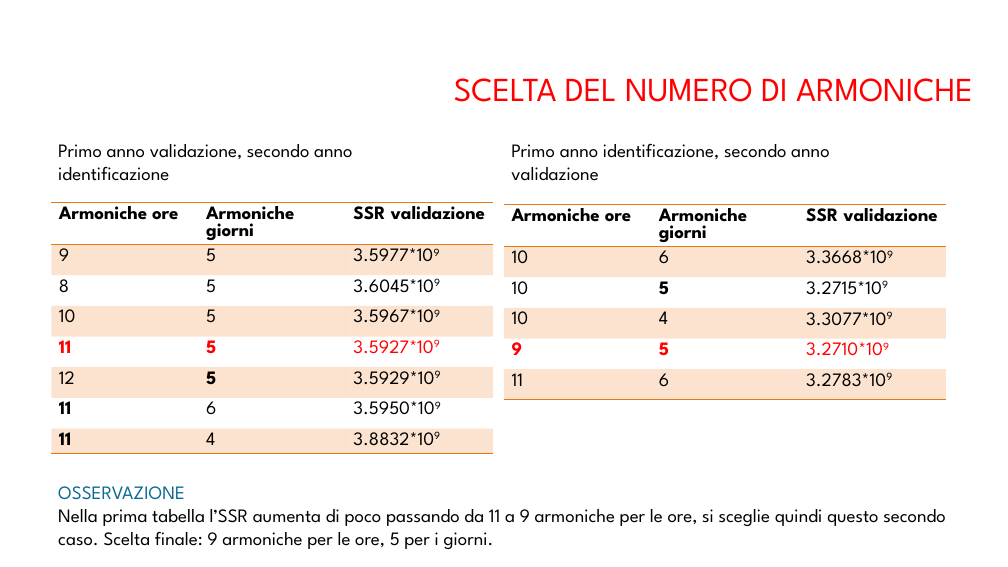
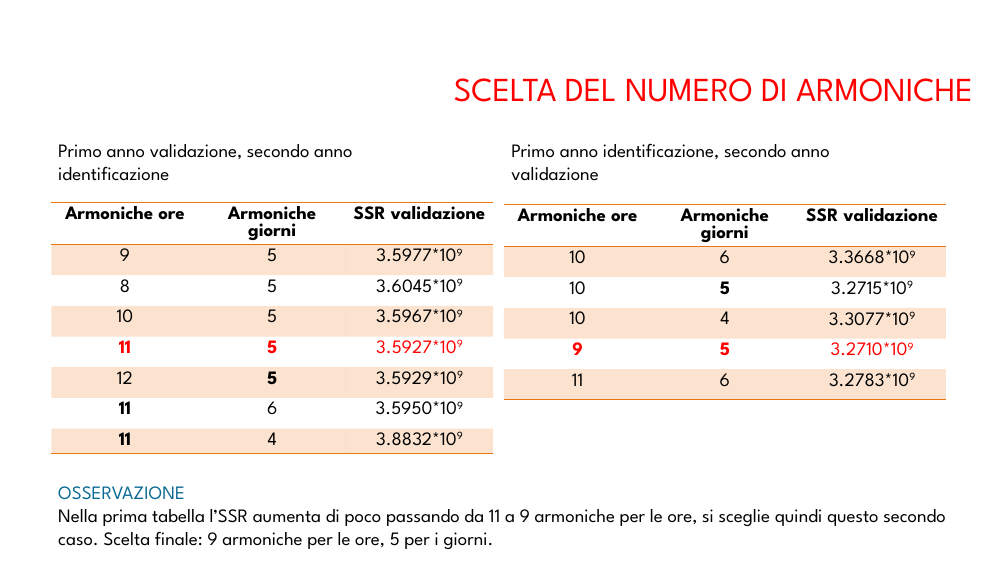
Before and after one commit to arrostini/predittoreDomeniche, a slide deck: slide 20 of progettomatlabfine (1).pptx. Drawn at 1008x567 pixels with LibreOffice and Linux fonts; fonts in the diff are those of the drawing; background and template pictures are left out. Boxes give left, top, right and bottom in pixels: in the first picture for what was removed or moved away, otherwise in the second. Text is boxed around its words. In the diff, an @@ line names an element or a change of style, - is before the commit and + after.

```diff
--- a/progettomatlabfine (1).pptx
+++ b/progettomatlabfine (1).pptx
@@ table at box(51, 202, 494, 469) @@
@@ alignment left to centre @@
@@ table at box(504, 204, 947, 411) @@
@@ alignment left to centre @@
```
Also in this commit, not shown: 13 other slides changed.
